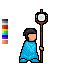
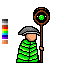
The second 64×64 image is a revision of the first. Changes to its layers:
added layer "hat" (13th of 102, in "Wizard" › "Hat" › "double_color") in group "double_color" over [18,26,40,36]
added layer "hat" (14th of 102, in "Wizard" › "Hat" › "double_color") in group "double_color" over [18,26,40,36]
added layer "hat" (15th of 102, in "Wizard" › "Hat" › "double_color") in group "double_color" over [18,26,40,36]
hid "hat" (79th of 102, in "Wizard" › "Hat" › "single_color") over [23,28,37,41]
added layer "robe" (79th of 99, in "Wizard" › "Body" › "single_color") in group "single_color" over [16,39,39,63]
added layer "robe" (80th of 99, in "Wizard" › "Body" › "single_color") in group "single_color" over [16,39,39,63]
added layer "robe" (81st of 99, in "Wizard" › "Body" › "single_color") in group "single_color" over [16,39,39,63]
showed group "Shooter" (12 layers) over [33,7,50,62]
added layer "staff-shooter" (1st of 12, in "Wizard" › "Staff" › "Shooter") in group "Shooter" over [33,9,50,62]
added layer "staff-shooter" (2nd of 12, in "Wizard" › "Staff" › "Shooter") in group "Shooter" over [34,9,49,62]
added layer "staff-shooter" (3rd of 12, in "Wizard" › "Staff" › "Shooter") in group "Shooter" over [33,7,50,62]
hid group "Melee" (11 layers) over [32,7,50,62]
hid group "Healer" (3 layers) over [35,12,48,62]
hid group "Summoner" (6 layers) over [27,9,50,63]
